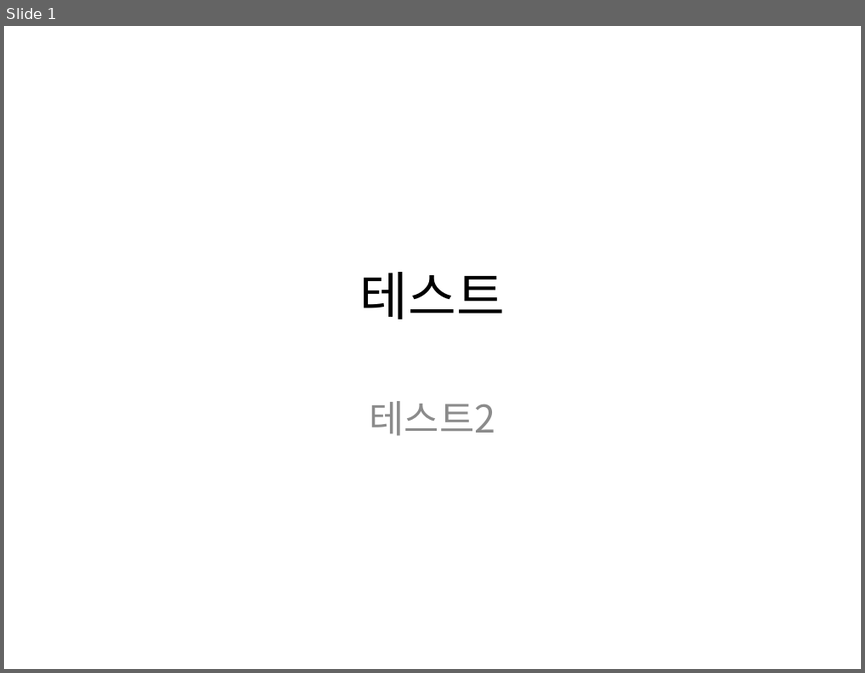
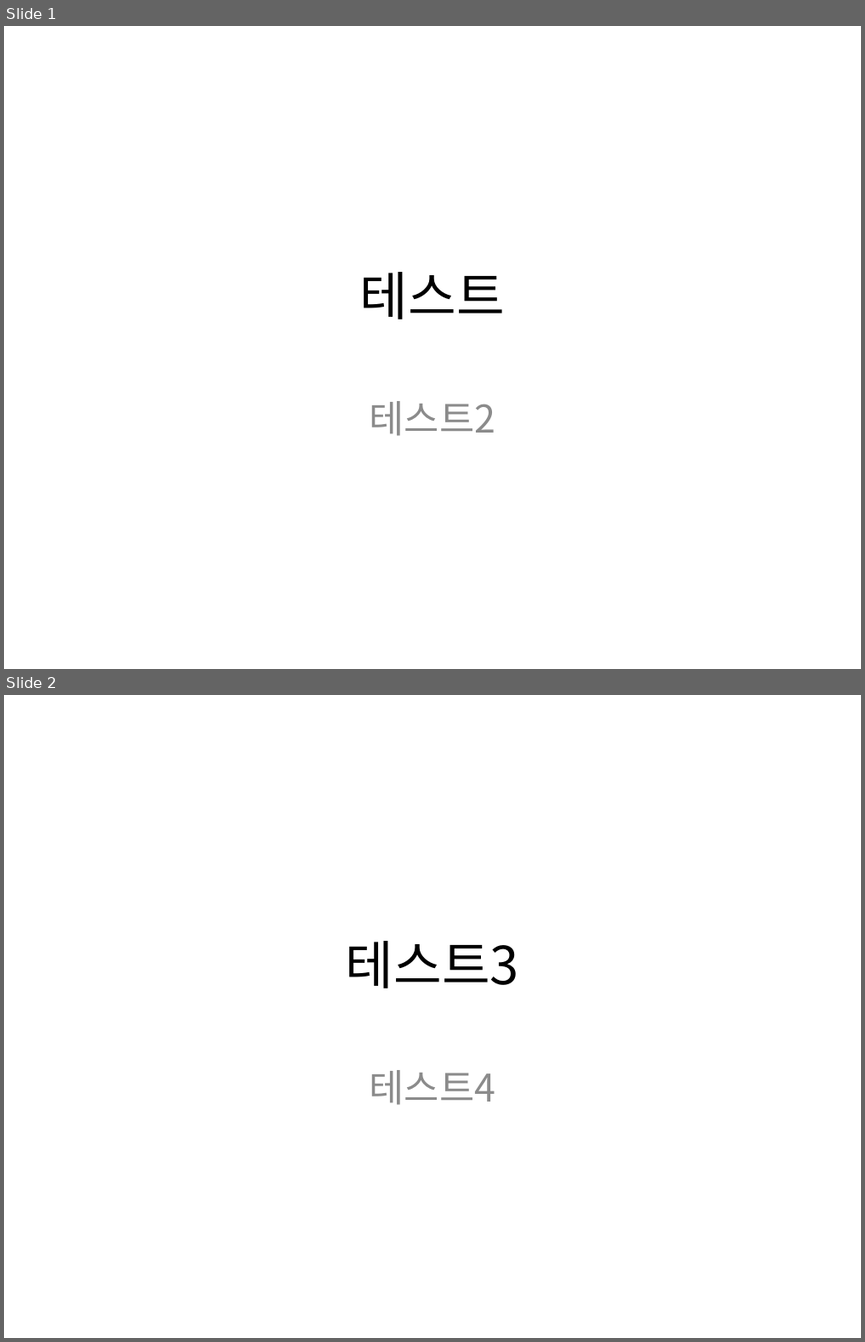
Before and after one commit to playsite/gittestF, a slide deck: 새 Microsoft PowerPoint 프레젠테이션.pptx. Shown one above the other, each under a label of ours: slide 1 before the commit, slides 1 and 2 after it. The pictures are 865x673 and 865x1342 pixels, drawn with LibreOffice and Linux fonts; fonts in the diff are those of the drawing. Boxes give left, top, right and bottom in pixels: in the first picture for what was removed or moved away, otherwise in the second. Text is boxed around its words. In the diff, an @@ line names an element or a change of style, - is before the commit and + after.

Commit message:
테스트34

```diff
--- a/새 Microsoft PowerPoint 프레젠테이션.pptx
+++ b/새 Microsoft PowerPoint 프레젠테이션.pptx
@@ slide 2 added at <box>4,695,861,1338</box>, background #FFFFFF @@
@@ title added at <box>346,941,519,988</box>, 44 pt, text #000000 @@
+테스트3
@@ subtitle added at <box>370,1070,496,1105</box>, 32 pt, text #8C8C8C @@
+테스트4
```
